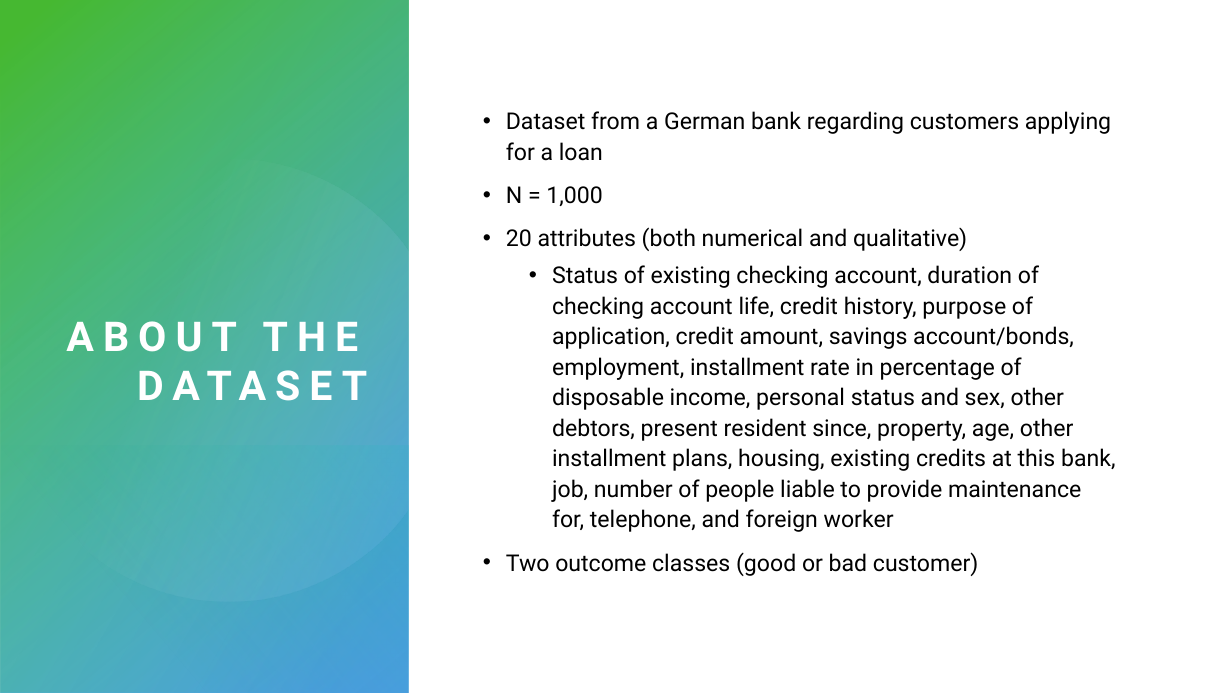
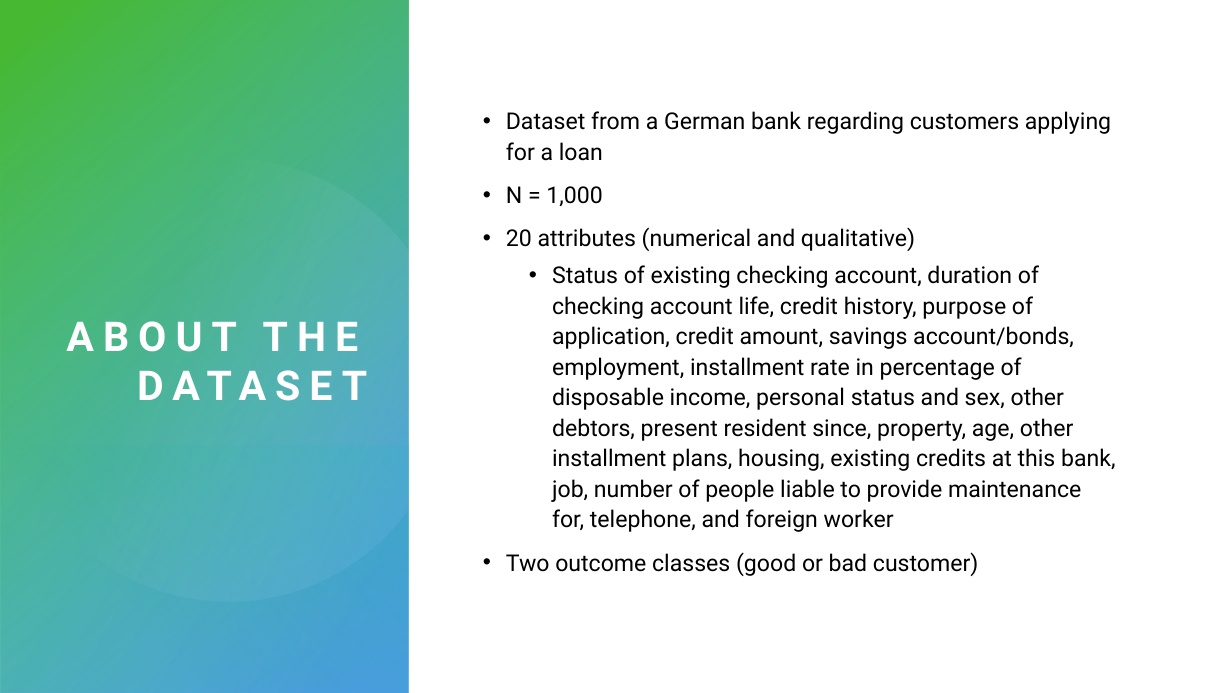
Before and after one commit to kirstenfischl/credit-classification, a slide deck: slide 2 of Final_Presentation.pptx. Drawn at 1232x693 pixels with LibreOffice and Linux fonts; fonts in the diff are those of the drawing. Boxes give left, top, right and bottom in pixels: in the first picture for what was removed or moved away, otherwise in the second. Text is boxed around its words. In the diff, an @@ line names an element or a change of style, - is before the commit and + after.

```diff
--- a/Final_Presentation.pptx
+++ b/Final_Presentation.pptx
@@ text at [506,227,915,251]: text changed @@
-• 20 attributes (both numerical and qualitative)
+• 20 attributes (numerical and qualitative)
```
Also in this commit, not shown: 1 other slide changed, 5 slides added, 2 other files.
